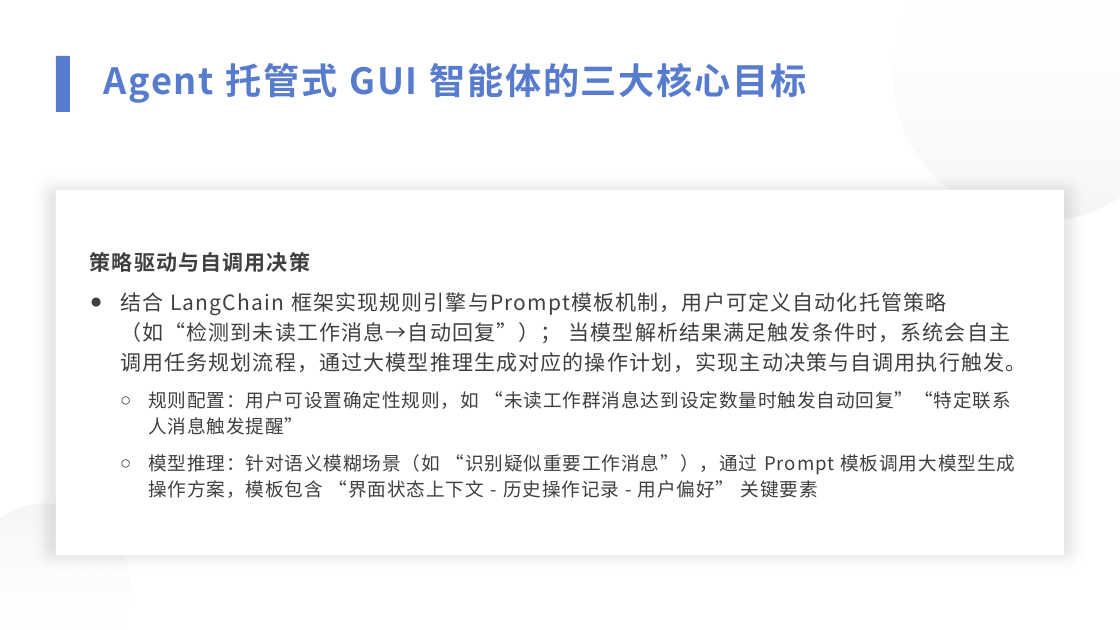
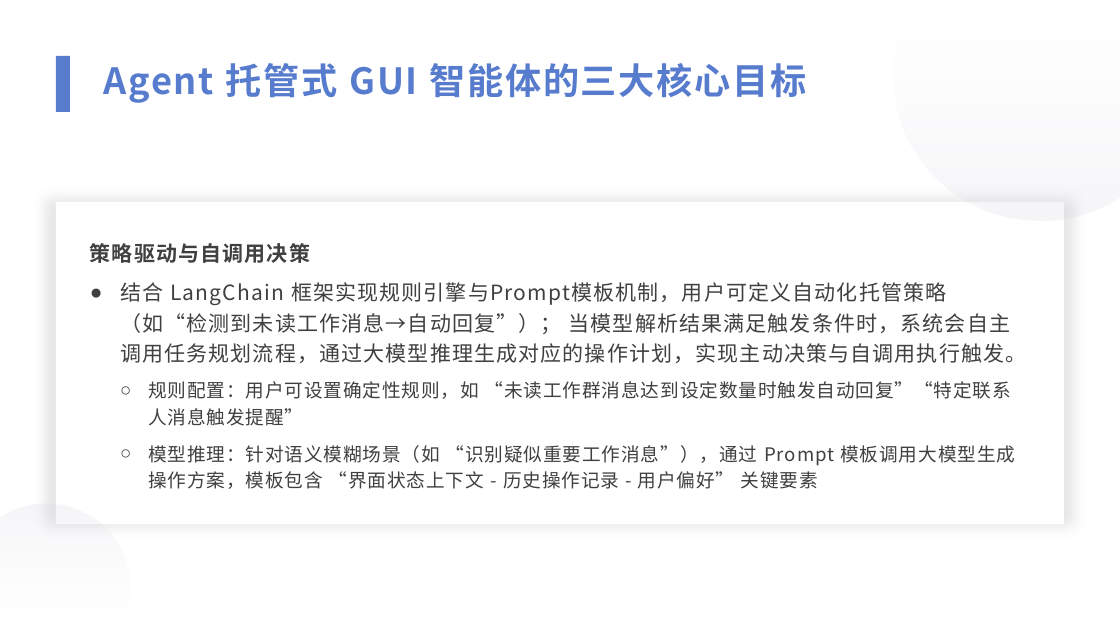
Before and after one commit to 221240008/2025_AI_projrct, a slide deck: slide 5 of 中期展示.pptx. Drawn at 1120x630 pixels with LibreOffice and Linux fonts; fonts in the diff are those of the drawing. Boxes give left, top, right and bottom in pixels: in the first picture for what was removed or moved away, otherwise in the second. Text is boxed around its words. In the diff, an @@ line names an element or a change of style, - is before the commit and + after.

```diff
--- a/中期展示.pptx
+++ b/中期展示.pptx
@@ rectangle: place and size @@
-rectangle at bbox=[56, 190, 1065, 555]
+rectangle at bbox=[56, 202, 1065, 525]
@@ text "策略驱动与自调用决策": place and size @@
-text "策略驱动与自调用决策" at bbox=[90, 252, 1026, 498]
+text "策略驱动与自调用决策" at bbox=[90, 243, 1026, 489]
```
Also in this commit, not shown: 7 other slides changed, 1 other file.
